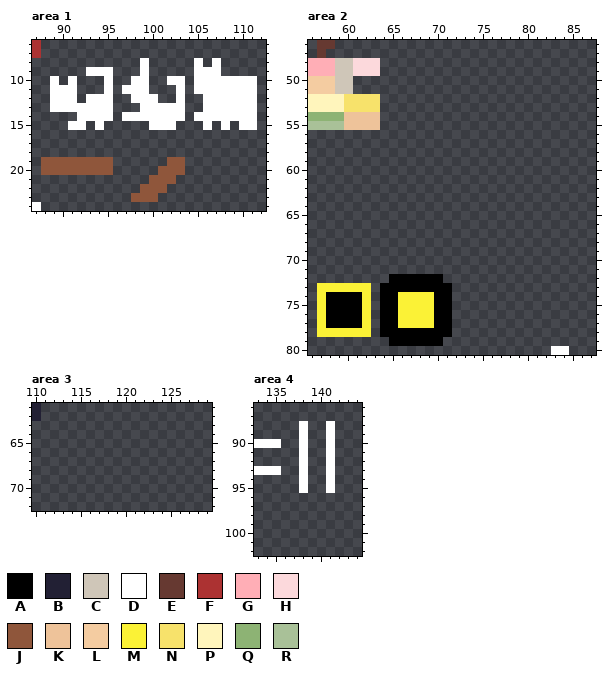
Pixel-art file -- assets/worksheet8x8.ase. The picture above is the old version.
256x256 pixels, 1 frame. Shown: area 1: x 87..112, y 6..24; area 2: x 56..87, y 46..80; area 3: x 110..129, y 61..72; area 4: x 133..144, y 86..102. The commit also changed other parts of the picture, which this record leaves out.
Palette (. is transparent): A #000000  B #222034  C #cfc6b8  D #ffffff  E #663931  F #ac3232  G #ffaeb6  H #fcd9dc  J #8f563b  K #eec39a  L #f4cca1  M #fbf236  N #f7e26b  P #fff5bc  Q #8db374  R #a9c198
Pixels before, area 1, first column x 87:
 6 F........................
 7 F........................
 8 ............D.....D.D....
 9 ......DDD...D.....DDD....
10 ..D.D...D..DD..DD.DDDDDDD
11 ..DDD...D.DDD...D.DDDDDDD
12 ..DDD.DDD..DDD..D..DDDDDD
13 ..DDDDDDD...DDDDD..DDDDDD
14 .....DDDD.DDDDDDD.DDDDDDD
15 ....DD.D.....DDD...D.D.DD
16 .........................
17 .........................
18 .........................
19 .JJJJJJJJ......JJ........
20 .JJJJJJJJ.....JJJ........
21 .............JJJ.........
22 ............JJJ..........
23 ...........JJJ...........
24 D........................
Pixels before, area 2, first column x 56:
46 .EE..........................
47 .E...........................
48 GGGCCHHH.....................
49 GGGCCHHH.....................
50 LLLCC........................
51 LLLCC........................
52 PPPPNNNN.....................
53 PPPPNNNN.....................
54 QQQQKKKK.....................
55 RRRRKKKK.....................
56 .............................
57 .............................
58 .............................
59 .............................
60 .............................
61 .............................
62 .............................
63 .............................
64 .............................
65 .............................
66 .............................
67 .............................
68 .............................
69 .............................
70 .............................
71 .............................
72 .........AAAAAA..............
73 .MMMMMM.AAAAAAAA.............
74 .MAAAAM.AAMMMMAA.............
75 .MAAAAM.AAMMMMAA.............
76 .MAAAAM.AAMMMMAA.............
77 .MAAAAM.AAMMMMAA.............
78 .MMMMMM.AAAAAAAA.............
79 .........AAAAAA..............
80 ...........................DD
Pixels before, area 3, first column x 110:
61 B
62 B
Pixels before, area 4, first column x 133:
88 .....D..D
89 .....D..D
90 DDD..D..D
91 .....D..D
92 .....D..D
93 DDD..D..D
94 .....D..D
95 .....D..D
The same view after the edit:
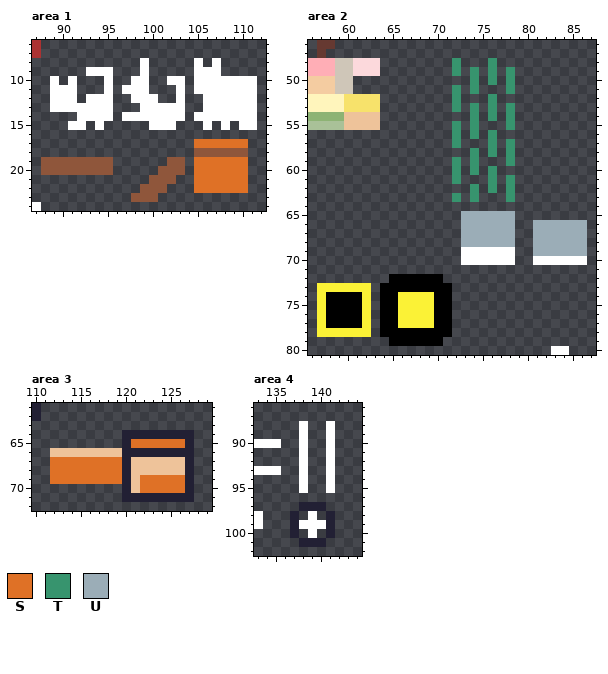
Colours new in this view: S #df7126  T #37946e  U #9badb7
Edits made:
Area 1:
y 17: x 105..110 ...... -> SSSSSS
y 18: x 105..110 ...... -> JJJJJJ
y 19..22: x 105..110 ...... -> SSSSSS
Area 2:
y 48: x 72 . -> T; x 76 . -> T
y 49: x 72 . -> T; x 74 . -> T; x 76 . -> T; x 78 . -> T
y 50: x 74 . -> T; x 76 . -> T; x 78 . -> T
y 51: x 72 . -> T; x 74 . -> T; x 78 . -> T
y 52: x 72 . -> T; x 76 . -> T
y 53: x 72 . -> T; x 74 . -> T; x 76 . -> T; x 78 . -> T
y 54: x 74 . -> T; x 76 . -> T; x 78 . -> T
y 55: x 72 . -> T; x 74 . -> T; x 78 . -> T
y 56: x 72 . -> T; x 74 . -> T; x 76 . -> T
y 57: x 72 . -> T; x 76 . -> T; x 78 . -> T
y 58: x 74 . -> T; x 76 . -> T; x 78 . -> T
y 59: x 72 . -> T; x 74 . -> T; x 78 . -> T
y 60: x 72 . -> T; x 74 . -> T; x 76 . -> T
y 61: x 72 . -> T; x 76 . -> T; x 78 . -> T
y 62: x 74 . -> T; x 76 . -> T; x 78 . -> T
y 63: x 72 . -> T; x 74 . -> T; x 78 . -> T
y 65: x 73..78 ...... -> UUUUUU
y 66..68: x 73..78 ...... -> UUUUUU; x 81..86 ...... -> UUUUUU
y 69: x 73..78 ...... -> DDDDDD; x 81..86 ...... -> UUUUUU
y 70: x 73..78 ...... -> DDDDDD; x 81..86 ...... -> DDDDDD
Area 3:
y 64: x 120..127 ........ -> BBBBBBBB
y 65: x 120..127 ........ -> BSSSSSSB
y 66: x 112..127 ................ -> KKKKKKKKBBBBBBBB
y 67..68: x 112..127 ................ -> SSSSSSSSBKKKKKKB
y 69: x 112..127 ................ -> SSSSSSSSBKSSSSSB
y 70: x 120..127 ........ -> BKSSSSSB
y 71: x 120..127 ........ -> BBBBBBBB
Area 4:
y 97: x 138..140 ... -> BBB
y 98: x 133 . -> D; x 137 . -> B; x 139 . -> D; x 141 . -> B
y 99: x 133 . -> D; x 137..141 ..... -> BDDDB
y 100: x 137 . -> B; x 139 . -> D; x 141 . -> B
y 101: x 138..140 ... -> BBB
Pixel boxes of the changes (left, top, right, bottom) in both pictures:
added: (194, 139, 248, 193)
added: (452, 58, 587, 265)
added: (50, 430, 194, 502)
added: (254, 502, 335, 547)
